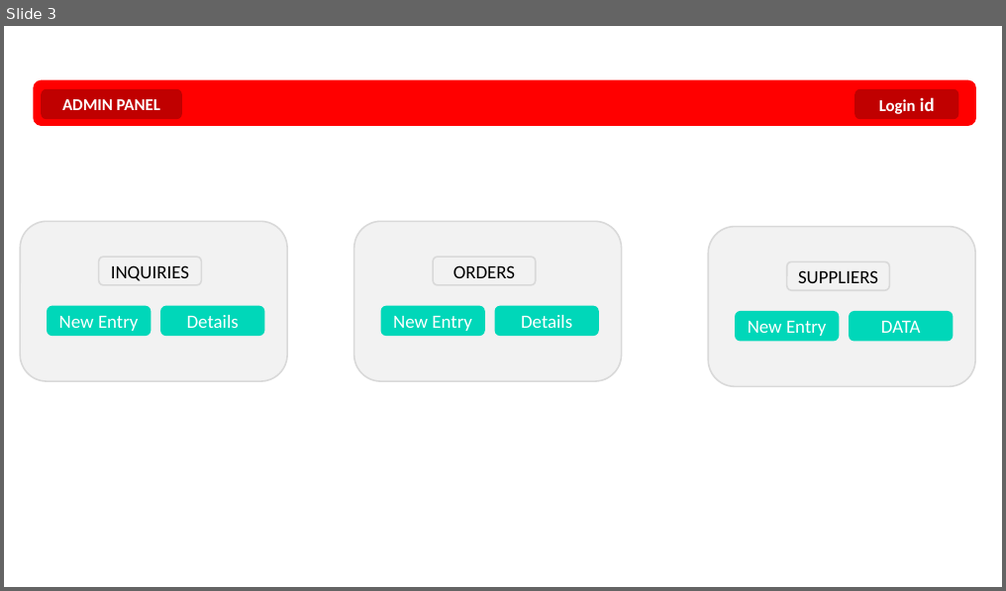
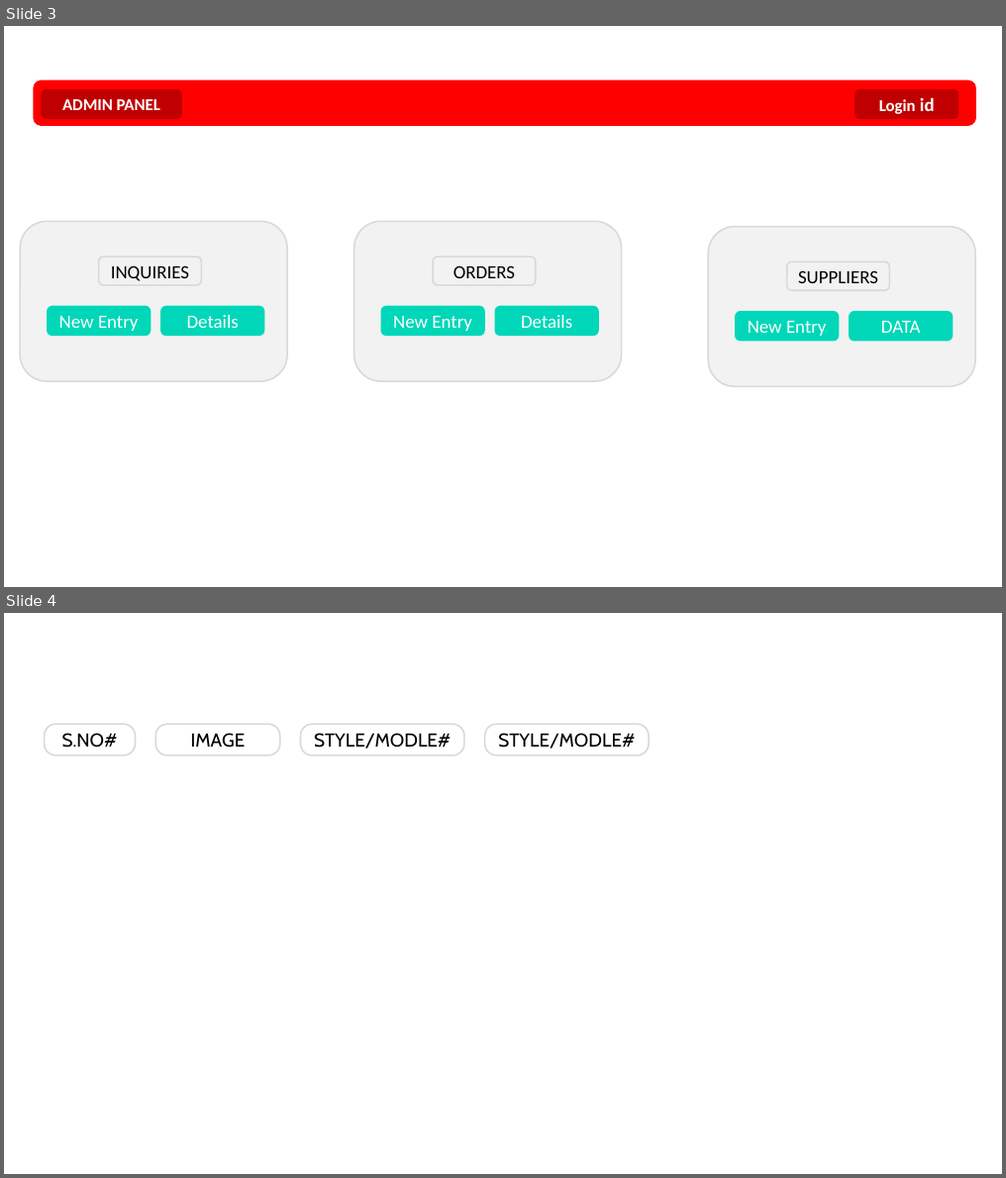
Before and after one commit to prassanna16/supply-track, a slide deck: design ex..pptx. Shown one above the other, each under a label of ours: slide 3 before the commit, slides 3 and 4 after it. The pictures are 1006x591 and 1006x1178 pixels, drawn with LibreOffice and Linux fonts; fonts in the diff are those of the drawing. Boxes give left, top, right and bottom in pixels: in the first picture for what was removed or moved away, otherwise in the second. Text is boxed around its words. In the diff, an @@ line names an element or a change of style, - is before the commit and + after.

```diff
--- a/design ex..pptx
+++ b/design ex..pptx
@@ slide 4 added at (4, 613, 1002, 1174), background #FFFFFF @@
@@ rounded rectangle added at (45, 724, 136, 756), fill #FFFFFF, outline #D9D9D9 1.5 pt, 18 pt, text #000000 @@
+S.NO#
@@ rounded rectangle added at (156, 724, 280, 756), fill #FFFFFF, outline #D9D9D9 1.5 pt, 18 pt, text #000000 @@
+IMAGE
@@ rounded rectangle added at (300, 724, 464, 756), fill #FFFFFF, outline #D9D9D9 1.5 pt, 18 pt, text #000000 @@
+STYLE/MODLE#
@@ rounded rectangle added at (484, 724, 648, 756), fill #FFFFFF, outline #D9D9D9 1.5 pt, 18 pt, text #000000 @@
+STYLE/MODLE#
```
Also in this commit, not shown: 1 slide removed, 3 other files.
